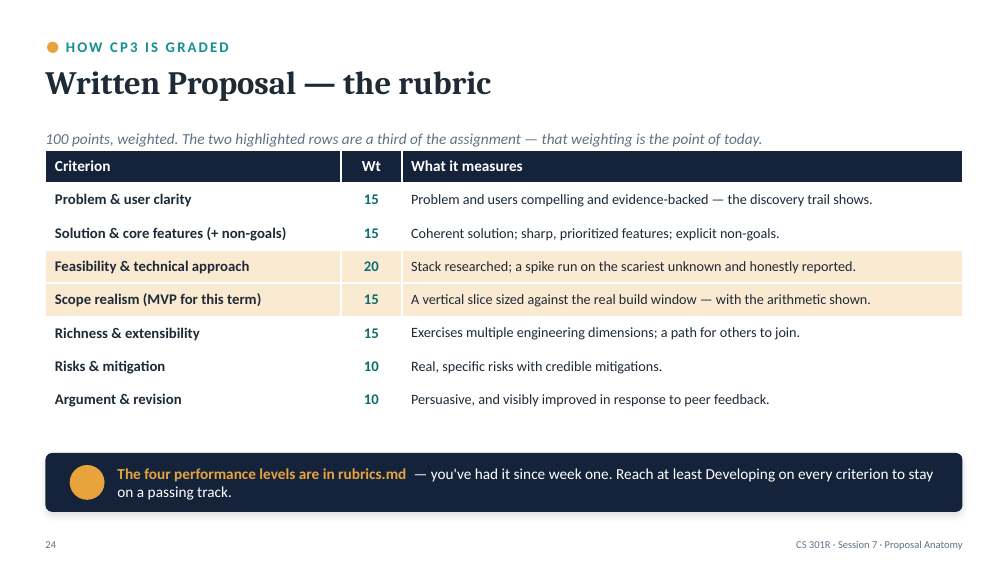
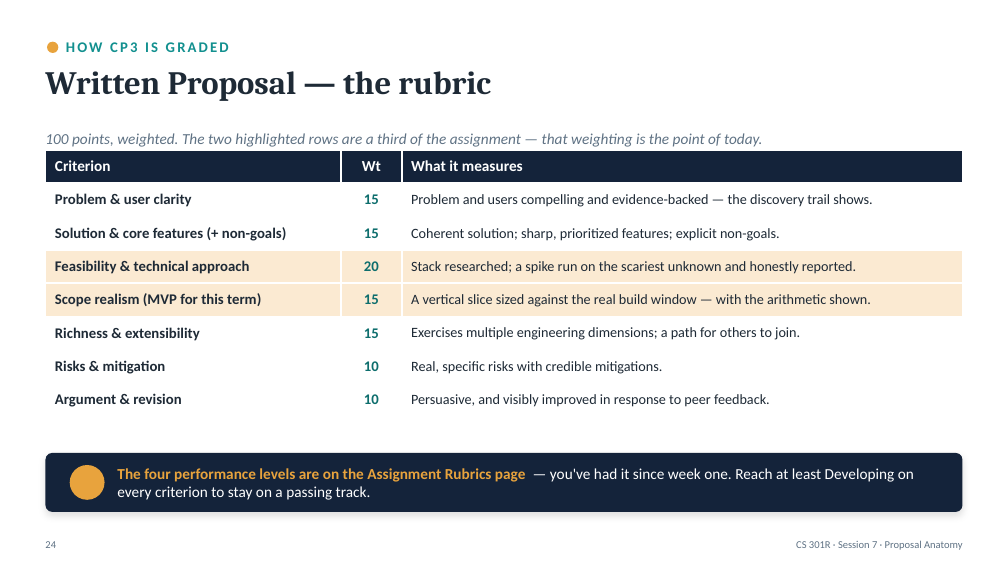
Before and after one commit to BYU-CS-Course-Ops/CS380, a slide deck: slide 24 of canvas_material/lectures/powerpoint/Session07-ProposalAnatomy.pptx. Drawn at 1008x568 pixels with LibreOffice and Linux fonts; fonts in the diff are those of the drawing; background and template pictures are left out. Boxes give left, top, right and bottom in pixels: in the first picture for what was removed or moved away, otherwise in the second. Text is boxed around its words. In the diff, an @@ line names an element or a change of style, - is before the commit and + after.

```diff
--- a/canvas_material/lectures/powerpoint/Session07-ProposalAnatomy.pptx
+++ b/canvas_material/lectures/powerpoint/Session07-ProposalAnatomy.pptx
@@ text at box(117, 468, 914, 500): text changed @@
-The four performance levels are in rubrics.md — you've had it since week one. Reach at least Developing on every criterion to stay on a passing track.
+The four performance levels are on the Assignment Rubrics page — you've had it since week one. Reach at least Developing on every criterion to stay on a passing track.
```
Also in this commit, not shown: 8 other files.
